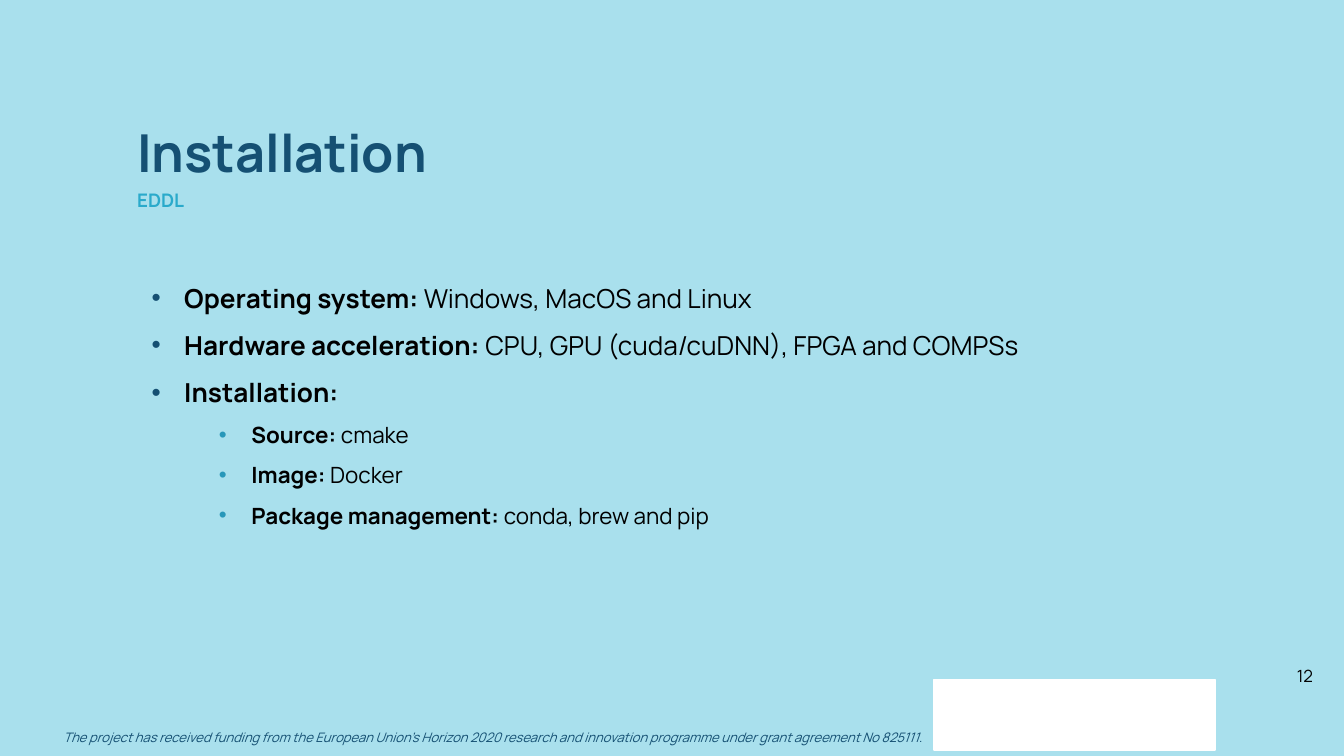
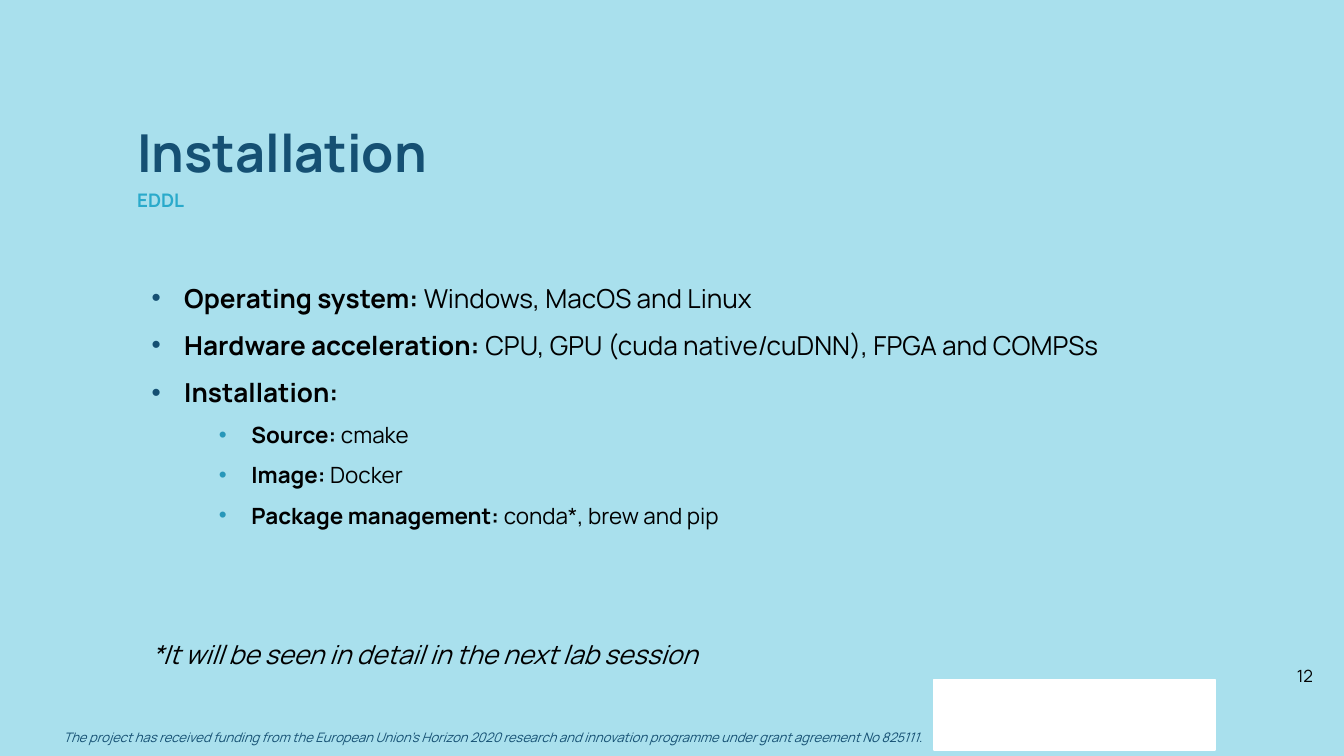
Before and after one commit to deephealthproject/winter-school, a slide deck: slide 12 of lab/00_ecvl_eddl_environment/EDDL_Intro.pptx. Drawn at 1344x756 pixels with LibreOffice and Linux fonts; fonts in the diff are those of the drawing; background and template pictures are left out. Boxes give left, top, right and bottom in pixels: in the first picture for what was removed or moved away, otherwise in the second. Text is boxed around its words. In the diff, an @@ line names an element or a change of style, - is before the commit and + after.

```diff
--- a/lab/00_ecvl_eddl_environment/EDDL_Intro.pptx
+++ b/lab/00_ecvl_eddl_environment/EDDL_Intro.pptx
@@ text at bbox=[184, 332, 1098, 360]: text changed @@
-• Hardware acceleration: CPU, GPU (cuda/cuDNN), FPGA and COMPSs
+• Hardware acceleration: CPU, GPU (cuda native/cuDNN), FPGA and COMPSs
@@ text at bbox=[152, 507, 719, 665]: text changed; size 12 to 14 pt; bold off; italic on @@
-  • Package management: conda, brew and pip
+  • Package management: conda*, brew and pip
+*It will be seen in detail in the next lab session
```
Also in this commit, not shown: 4 other slides changed, 2 other files.
